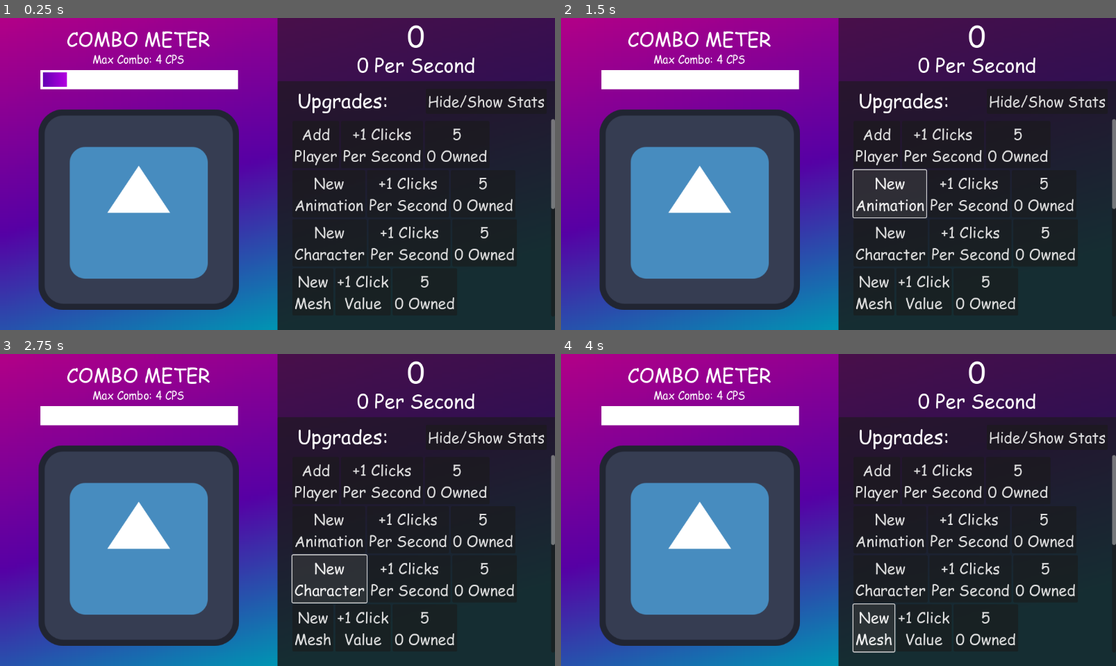
Above: before the commit, frames 1-4 (two rows, left to right).
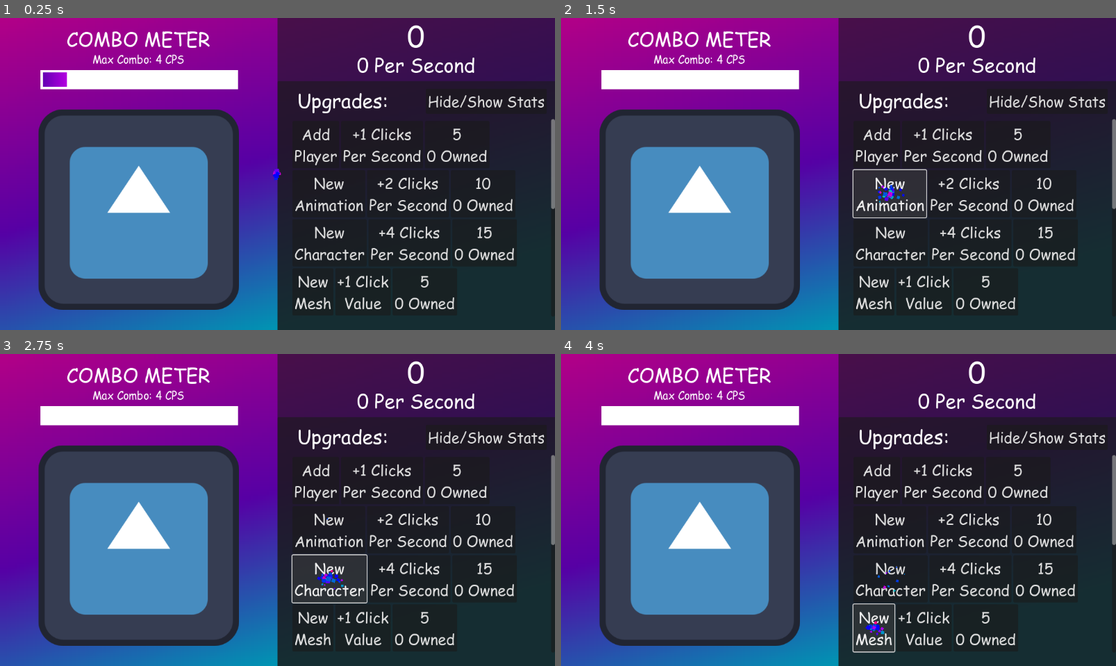
Above: after the commit, the same moments.

Repository: Timonan314/Godot-Clicker
Game: Godot game, scene res://scenes/main.tscn
Two runs of this game, one before a commit and one after it. Both use one fixed random seed, a clock stepped at 60 frames per second and the inputs below. The engine's default icon, where the game draws it, is replaced by a stand-in: a white triangle on a blue panel in a dark square.
Inputs:
- Up to frame 1 (0.25 s): no input
- Up to frame 2 (1.5 s): click "New Animation" at 0.5 s; click "New Animation" at 1.25 s
- Up to frame 3 (2.75 s): click "New Character" at 2 s
- Up to frame 4 (4 s): click "New Character" at 2.75 s; click "New Mesh" at 3.5 s

The runs differ from the first frame. In frame 1, 0.5% of the frame differs, in the area x 49-89%, y 48-71%; in frame 2, 0.6%; in frame 3, 0.6%, in the area x 57-89%, y 51-76%; in frame 4, 0.6%.

Commit message:
I added particle effects for when you click the icon and also a simple mouse trail

Diff:
--- a/project.godot
+++ b/project.godot
@@ -28,6 +28,7 @@
 click={
 "deadzone": 0.2,
 "events": [Object(InputEventMouseButton,"resource_local_to_scene":false,"resource_name":"","device":-1,"window_id":0,"a …(258 unchanged characters)…
+, Object(InputEventKey,"resource_local_to_scene":false,"resource_name":"","device":-1,"window_id":0,"alt_pressed":false,"shift_pressed":false,"ctrl_pressed":false,"meta_pressed":false,"pressed":false,"keycode":0,"physical_keycode":32,"key_label":0,"unicode":32,"location":0,"echo":false,"script":null)
 ]
 }
 +={
--- /dev/null
+++ b/scenes/cpu_particles_2d.gd
@@ -0,0 +1,4 @@
+extends CPUParticles2D
+
+func _process(delta: float) -> void:
+	position = get_global_mouse_position()
--- /dev/null
+++ b/scenes/cpu_particles_2d_2.gd
@@ -0,0 +1,5 @@
+extends CPUParticles2D
+
+
+func _process(delta: float) -> void:
+	position = get_global_mouse_position()
--- a/scenes/main.tscn
+++ b/scenes/main.tscn
@@ -9,6 +9,8 @@
 [ext_resource type="Script" uid="uid://hr4vcbyr5hwn" path="res://scripts/combo_meter.gd" id="5_tbgi4"]
 [ext_resource type="Gradient" uid="uid://b1ijituxtm1ox" path="res://new_gradient.tres" id="6_tefeu"]
 [ext_resource type="Script" uid="uid://cimaji8wmxqsb" path="res://scenes/stats_button.gd" id="9_85g3d"]
+[ext_resource type="Script" uid="uid://cal2dvmc5780r" path="res://scenes/cpu_particles_2d.gd" id="10_choun"]
+[ext_resource type="Script" uid="uid://ffmlvslh6v6w" path="res://scenes/cpu_particles_2d_2.gd" id="11_ya4ey"]
 
 [sub_resource type="Animation" id="Animation_lquwl"]
 length = 0.001
@@ -68,6 +70,14 @@
 [sub_resource type="StyleBoxFlat" id="StyleBoxFlat_tipki"]
 bg_color = Color(0.0784314, 0, 0.0980392, 0.8)
 
+[sub_resource type="Curve" id="Curve_85g3d"]
+_data = [Vector2(0, 1), 0.0, 0.0, 0, 0, Vector2(1, 0.495089), 0.0, 0.0, 0, 0]
+point_count = 2
+
+[sub_resource type="Gradient" id="Gradient_85g3d"]
+offsets = PackedFloat32Array(0, 0.473815, 0.82793, 1)
+colors = PackedColorArray(0, 1, 0.635294, 1, 0, 0, 1, 1, 0.712493, 0.00243311, 0.927866, 1, 1, 0, 0.52549, 1)
+
 [node name="Node2D" type="Node2D"]
 
 [node name="TextureRect" type="TextureRect" parent="."]
@@ -490,6 +500,42 @@
 horizontal_alignment = 1
 vertical_alignment = 1
 autowrap_mode = 1
+
+[node name="CPUParticles2D" type="CPUParticles2D" parent="."]
+position = Vector2(-6.10352e-05, -3.8147e-05)
+scale = Vector2(2.37032, 2.37032)
+emitting = false
+amount = 25
+lifetime = 0.75
+one_shot = true
+speed_scale = 1.65
+explosiveness = 0.85
+spread = 180.0
+gravity = Vector2(0, 0)
+initial_velocity_min = 10.0
+initial_velocity_max = 20.0
+angle_max = 364.0
+scale_amount_min = 5.0
+scale_amount_max = 10.0
+scale_amount_curve = SubResource("Curve_85g3d")
+color_initial_ramp = SubResource("Gradient_85g3d")
+script = ExtResource("10_choun")
+
+[node name="CPUParticles2D2" type="CPUParticles2D" parent="."]
+position = Vector2(-6.10352e-05, -3.8147e-05)
+scale = Vector2(2.37032, 2.37032)
+amount = 25
+lifetime = 0.75
+spread = 180.0
+gravity = Vector2(0, 0)
+initial_velocity_min = 10.0
+initial_velocity_max = 20.0
+angle_max = 364.0
+scale_amount_min = 5.0
+scale_amount_max = 10.0
+scale_amount_curve = SubResource("Curve_85g3d")
+color_initial_ramp = SubResource("Gradient_85g3d")
+script = ExtResource("11_ya4ey")
 
 [connection signal="pressed" from="Panel/Panel/ScrollContainer/HBoxContainer/VBoxContainer/Player/Button" to="Panel/Panel/ScrollContainer" method="_on_button_pressed"]
 [connection signal="pressed" from="Panel/Panel/ScrollContainer/HBoxContainer/VBoxContainer/Player/Button2" to="Panel/Panel/ScrollContainer" method="_on_button_2_pressed"]
@@ -522,3 +568,5 @@
 [connection signal="timeout" from="Icon/cps timer" to="Icon" method="_on_timer_timeout"]
 [connection signal="timeout" from="Combo meter/mcps Timer" to="Combo meter" method="_on_mcps_timer_timeout"]
 [connection signal="pressed" from="Stats button" to="Stats button" method="_on_pressed"]
+[connection signal="finished" from="CPUParticles2D" to="CPUParticles2D" method="_on_finished"]
+[connection signal="finished" from="CPUParticles2D2" to="CPUParticles2D2" method="_on_finished"]
--- a/scenes/scroll_container.gd
+++ b/scenes/scroll_container.gd
@@ -42,12 +42,12 @@
 var one_prc = 5
 var one_amt = 0
 
-var two_val = 1
-var two_prc = 5
+var two_val = 2
+var two_prc = 10
 var two_amt = 0
 
-var three_val = 1
-var three_prc = 5
+var three_val = 4
+var three_prc = 15
 var three_amt = 0
 
 var four_val = 1
--- a/scenes/stats_button.gd
+++ b/scenes/stats_button.gd
@@ -10,7 +10,6 @@
 
 # Called every frame. 'delta' is the elapsed time since the previous frame.
 func _process(delta: float) -> void:
-	print(Global.stats_visible)
 	label.text = str("Upgrades:
 Combo Max = ", Global.max_combo,
 "
--- a/scripts/combo_meter.gd
+++ b/scripts/combo_meter.gd
@@ -15,7 +15,6 @@
 
 # Called every frame. 'delta' is the elapsed time since the previous frame.
 func _process(delta: float) -> void:
-	print(Global.combo_mult)
 	var tween = get_tree().create_tween()
 	tween.tween_property(bar, "size:x", width, 0.25)
 	if Input.is_action_just_pressed("click") and Global.clickable == true:
--- a/scripts/global.gd
+++ b/scripts/global.gd
@@ -11,3 +11,4 @@
 var lc = 0##lifetime clicks
 var lmc = 0##lifetime Manual Clicks
 var cs = 0##clicks spent
+var emittin = false
--- a/scripts/icon.gd
+++ b/scripts/icon.gd
@@ -1,6 +1,7 @@
 extends Sprite2D
 @onready var animation_player: AnimationPlayer = $AnimationPlayer
 @onready var cps_timer: Timer = $"cps timer"
+@onready var cpu_particles_2d: CPUParticles2D = $"../CPUParticles2D"
 
 var particle_amount = 0
 var last_sec_clicks
@@ -25,6 +26,8 @@
 func _input(_event: InputEvent) -> void:
 	if Global.clickable == true:
 		if Input.is_action_just_pressed("click"):
+			cpu_particles_2d.emitting = true
+			Global.emittin = true
 			Global.lc += Global.click_val
 			Global.clicks += Global.click_val
 			Global.lmc += 1
Not shown, added: scenes/cpu_particles_2d.gd.uid
Not shown, added: scenes/cpu_particles_2d_2.gd.uid
Not shown: 1 places in scenes/main.tscn that only renumber resources
